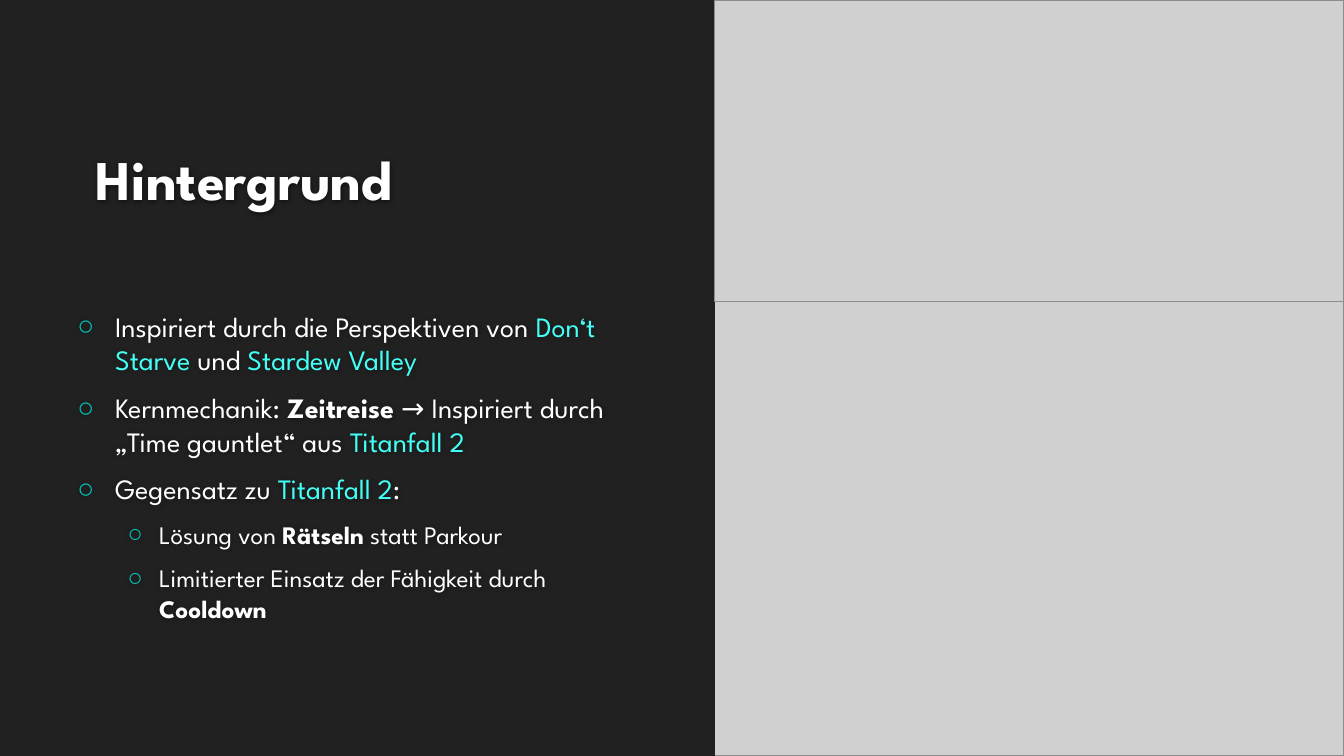
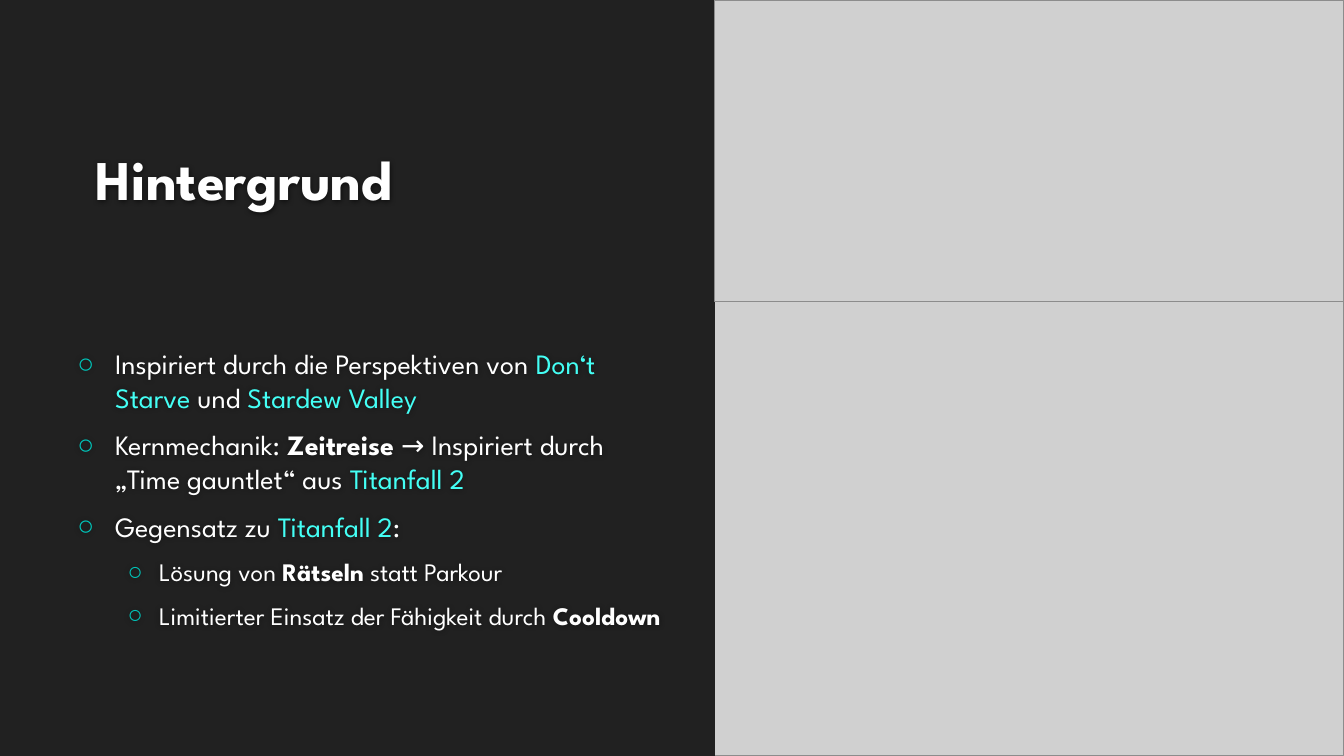
Before and after one commit to EmKaCe/DoctorWhy, a slide deck: slide 5 of Information/Präsentation.pptx. Drawn at 1344x756 pixels with LibreOffice and Linux fonts; fonts in the diff are those of the drawing; grey boxes stand for pictures; background and template pictures are left out. Boxes give left, top, right and bottom in pixels: in the first picture for what was removed or moved away, otherwise in the second. Text is boxed around its words. In the diff, an @@ line names an element or a change of style, - is before the commit and + after.

```diff
--- a/Information/Präsentation.pptx
+++ b/Information/Präsentation.pptx
@@ text "Inspiriert durch die Perspektiven von ..." rewrapped from box(115, 317, 604, 619) to box(115, 354, 661, 631) @@
```
Also in this commit, not shown: 7 slides added.
